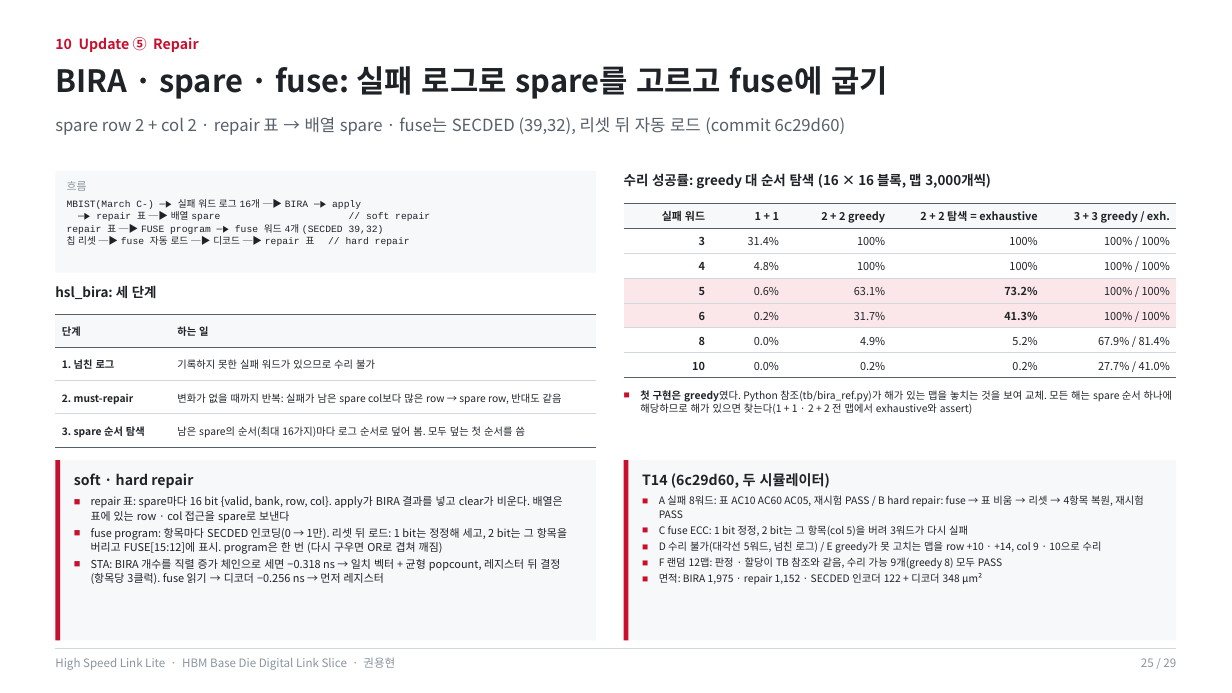
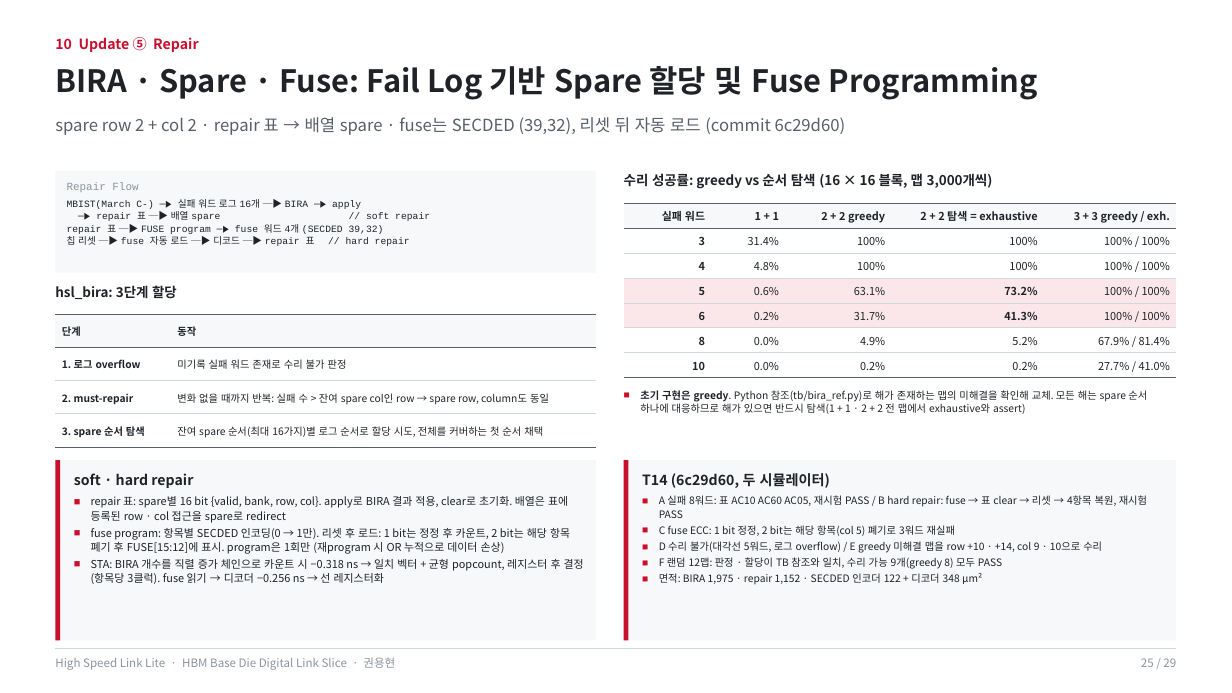
Before and after one commit to yhkwon-git/High_Speed_Link_Lite, a slide deck: slide 25 of portfolio-deck/HighSpeedLinkLite_Portfolio.pptx. Drawn at 1232x693 pixels with LibreOffice and Linux fonts; fonts in the diff are those of the drawing. Boxes give left, top, right and bottom in pixels: in the first picture for what was removed or moved away, otherwise in the second. Text is boxed around its words. In the diff, an @@ line names an element or a change of style, - is before the commit and + after.

```diff
--- a/portfolio-deck/HighSpeedLinkLite_Portfolio.pptx
+++ b/portfolio-deck/HighSpeedLinkLite_Portfolio.pptx
@@ text at box(55, 66, 1038, 100): text changed @@
-BIRA · spare · fuse: 실패 로그로 spare를 고르고 fuse에 굽기
+BIRA · Spare · Fuse: Fail Log 기반 Spare 할당 및 Fuse Programming
@@ text at box(624, 173, 993, 189): text changed @@
-수리 성공률: greedy 대 순서 탐색 (16 × 16 블록, 맵 3,000개씩)
+수리 성공률: greedy vs 순서 탐색 (16 × 16 블록, 맵 3,000개씩)
@@ text at box(67, 183, 138, 192): text changed @@
-흐름
+Repair Flow
@@ text at box(55, 285, 177, 299): text changed @@
-hsl_bira: 세 단계
+hsl_bira: 3단계 할당
@@ table at box(55, 314, 596, 447) @@
-row 1, column 2: 하는 일
+row 1, column 2: 동작
-row 2, column 1: 1. 넘친 로그
+row 2, column 1: 1. 로그 overflow
-row 2, column 2: 기록하지 못한 실패 워드가 있으므로 수리 불가
+row 2, column 2: 미기록 실패 워드 존재로 수리 불가 판정
-row 3, column 2: 변화가 없을 때까지 반복: 실패가 남은 spare col보다 많은 row → spare row, 반대도 같음
+row 3, column 2: 변화 없을 때까지 반복: 실패 수 > 잔여 spare col인 row → spare row, column도 동일
-row 4, column 2: 남은 spare의 순서(최대 16가지)마다 로그 순서로 덮어 봄. 모두 덮는 첫 순서를 씀
+row 4, column 2: 잔여 spare 순서(최대 16가지)별 로그 순서로 할당 시도, 전체를 커버하는 첫 순서 채택
@@ text at box(640, 390, 1147, 414): text changed @@
-■ 첫 구현은 greedy였다. Python 참조(tb/bira_ref.py)가 해가 있는 맵을 놓치는 것을 보여 교체. 모든 해는 spare 순서 하나에 해당하므로 해가 있으면 찾는다(1 + 1 · 2 + 2 전 맵에서 exhaustive와 assert)
+■ 초기 구현은 greedy. Python 참조(tb/bira_ref.py)로 해가 존재하는 맵의 미해결을 확인해 교체. 모든 해는 spare 순서 하나에 대응하므로 해가 있으면 반드시 탐색(1 + 1 · 2 + 2 전 맵에서 exhaustive와 assert)
@@ text at box(91, 496, 584, 584): text changed @@
-■ repair 표: spare마다 16 bit {valid, bank, row, col}. apply가 BIRA 결과를 넣고 clear가 비운다. 배열은 표에 있는 row · col 접근을 spare로 보낸다
-■ fuse program: 항목마다 SECDED 인코딩(0 → 1만). 리셋 뒤 로드: 1 bit는 정정해 세고, 2 bit는 그 항목을 버리고 FUSE[15:12]에 표시. program은 한 번 (다시 구우면 OR로 겹쳐 깨짐)
-■ STA: BIRA 개수를 직렬 증가 체인으로 세면 −0.318 ns → 일치 벡터 + 균형 popcount, 레지스터 뒤 결정(항목당 3클럭). fuse 읽기 → 디코더 −0.256 ns → 먼저 레지스터
+■ repair 표: spare별 16 bit {valid, bank, row, col}. apply로 BIRA 결과 적용, clear로 초기화. 배열은 표에 등록된 row · col 접근을 spare로 redirect
+■ fuse program: 항목별 SECDED 인코딩(0 → 1만). 리셋 후 로드: 1 bit는 정정 후 카운트, 2 bit는 해당 항목 폐기 후 FUSE[15:12]에 표시. program은 1회만 (재program 시 OR 누적으로 데이터 손상)
+■ STA: BIRA 개수를 직렬 증가 체인으로 카운트 시 −0.318 ns → 일치 벡터 + 균형 popcount, 레지스터 후 결정(항목당 3클럭). fuse 읽기 → 디코더 −0.256 ns → 선 레지스터화
@@ text at box(659, 495, 1147, 569): text changed @@
-■ A 실패 8워드: 표 AC10 AC60 AC05, 재시험 PASS / B hard repair: fuse → 표 비움 → 리셋 → 4항목 복원, 재시험 PASS
-■ C fuse ECC: 1 bit 정정, 2 bit는 그 항목(col 5)을 버려 3워드가 다시 실패
-■ D 수리 불가(대각선 5워드, 넘친 로그) / E greedy가 못 고치는 맵을 row +10 · +14, col 9 · 10으로 수리
-■ F 랜덤 12맵: 판정 · 할당이 TB 참조와 같음, 수리 가능 9개(greedy 8) 모두 PASS
+■ A 실패 8워드: 표 AC10 AC60 AC05, 재시험 PASS / B hard repair: fuse → 표 clear → 리셋 → 4항목 복원, 재시험 PASS
+■ C fuse ECC: 1 bit 정정, 2 bit는 해당 항목(col 5) 폐기로 3워드 재실패
+■ D 수리 불가(대각선 5워드, 로그 overflow) / E greedy 미해결 맵을 row +10 · +14, col 9 · 10으로 수리
+■ F 랜덤 12맵: 판정 · 할당이 TB 참조와 일치, 수리 가능 9개(greedy 8) 모두 PASS
```
Also in this commit, not shown: 26 other slides changed, 1 other file.
